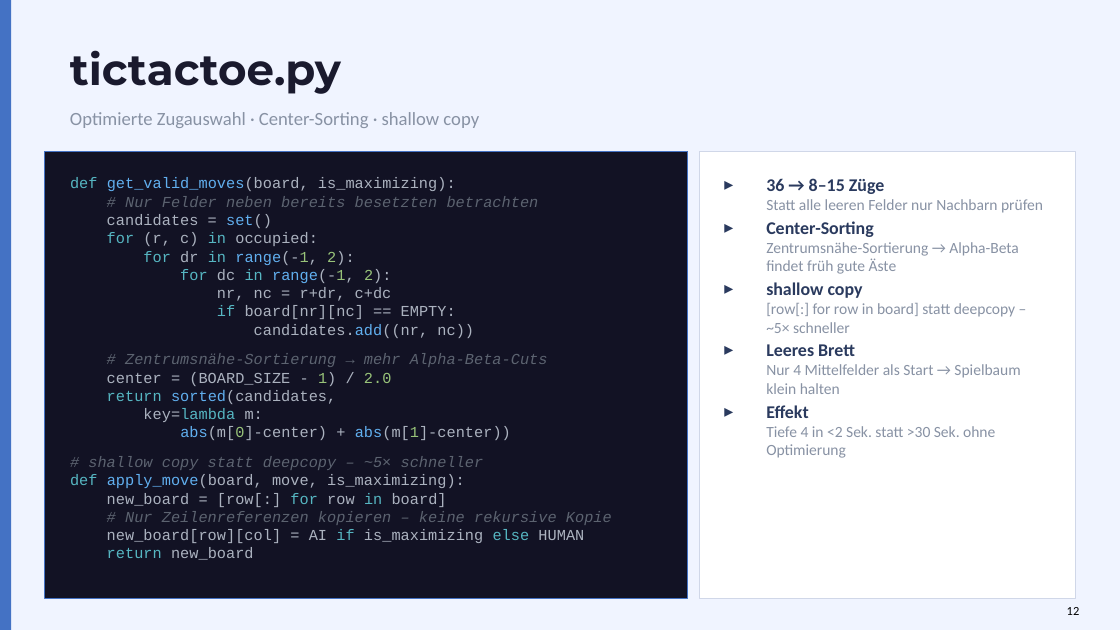
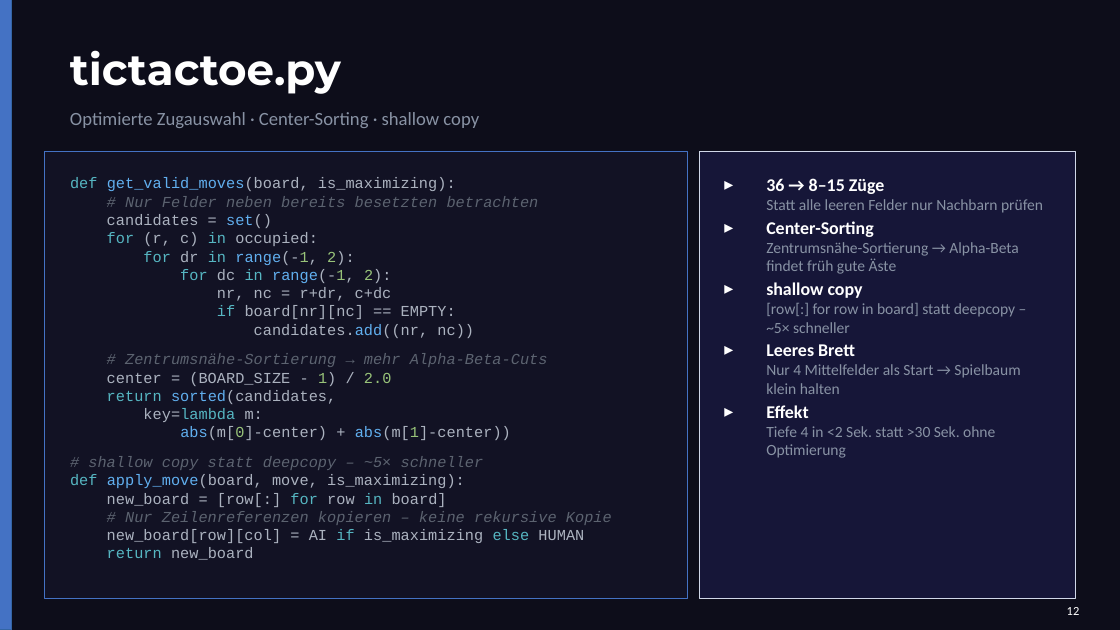
Before and after one commit to Tasterloster/Projekt_berufsschule, a slide deck: slide 12 of Präsentation/Präsentation_Projekt/HHBKTendo_Praesentation_1.pptx. Drawn at 1120x630 pixels with LibreOffice and Linux fonts; fonts in the diff are those of the drawing. Boxes give left, top, right and bottom in pixels: in the first picture for what was removed or moved away, otherwise in the second. Text is boxed around its words. In the diff, an @@ line names an element or a change of style, - is before the commit and + after.

```diff
--- a/Präsentation/Präsentation_Projekt/HHBKTendo_Praesentation_1.pptx
+++ b/Präsentation/Präsentation_Projekt/HHBKTendo_Praesentation_1.pptx
@@ background #F0F4FF to #0D0D1A @@
@@ text "tictactoe.py" at (70, 50, 341, 94): text colour #1A1A2E to #FFFFFF @@
@@ rectangle at (699, 151, 1075, 598): fill #FFFFFF to #161638 @@
@@ text at (766, 178, 884, 418): text colour #2A3A5E to #FFFFFF in "36 → 8–15 Züge", "Center-Sorting", "shallow copy", "Leeres Brett" and 1 more places @@
@@ text "12" at (1067, 607, 1080, 615): text colour #000000 to #FFFFFF @@
```
Also in this commit, not shown: 20 other slides changed, 1 other file.
